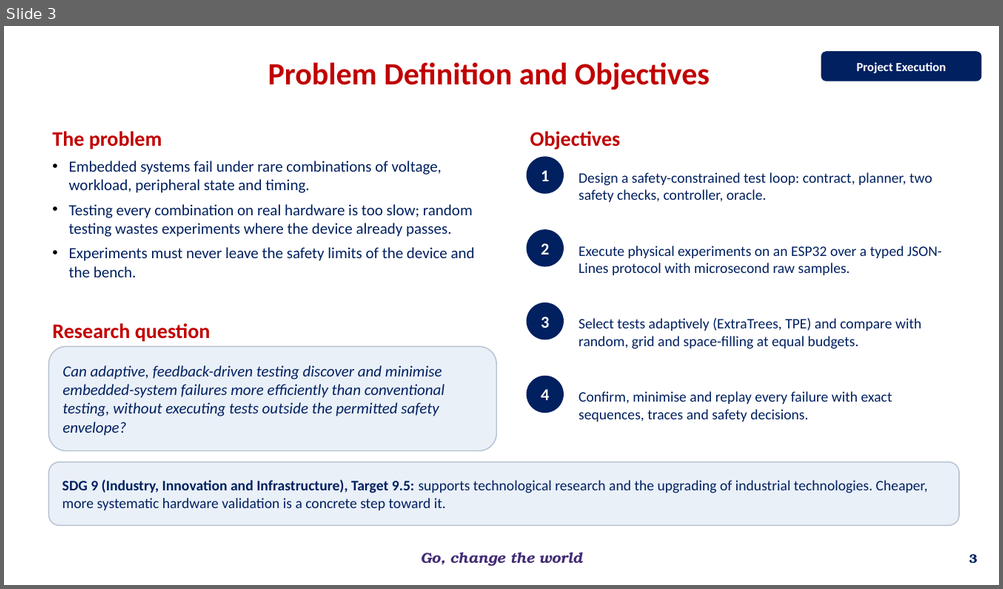
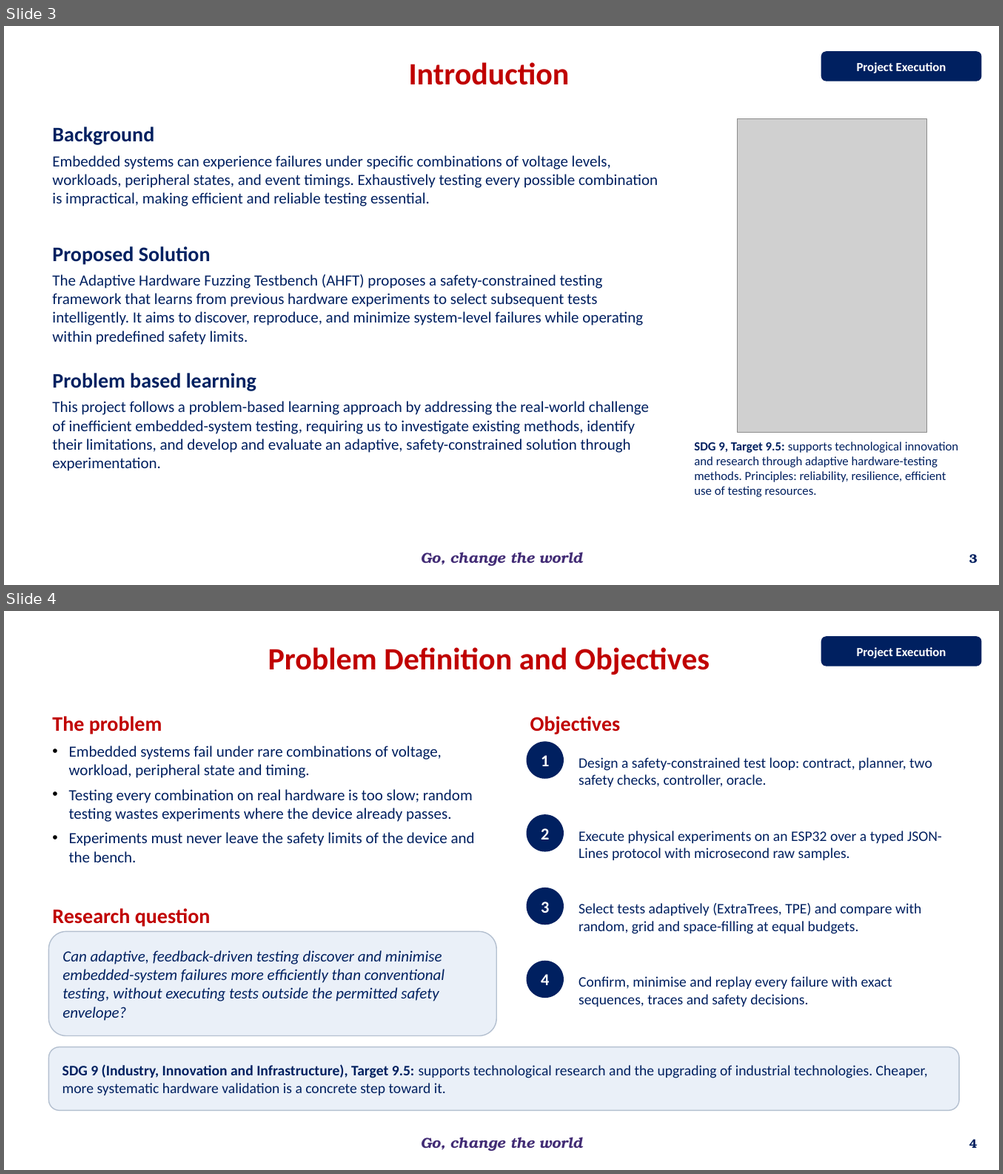
Before and after one commit to overclocked-2124/ChipCheck, a slide deck: docs/presentation/AI-Driven Adaptive Physical Testing for Embedded Systems - Phase 2.pptx. Shown one above the other, each under a label of ours: slide 3 before the commit, slides 3 and 4 after it. The pictures are 1003x589 and 1003x1174 pixels, drawn with LibreOffice and Linux fonts; fonts in the diff are those of the drawing; grey boxes stand for pictures; background and template pictures are left out. Boxes give left, top, right and bottom in pixels: in the first picture for what was removed or moved away, otherwise in the second. Text is boxed around its words. In the diff, an @@ line names an element or a change of style, - is before the commit and + after.

```diff
--- a/docs/presentation/AI-Driven Adaptive Physical Testing for Embedded Systems - Phase 2.pptx
+++ b/docs/presentation/AI-Driven Adaptive Physical Testing for Embedded Systems - Phase 2.pptx
@@ slide 3 added at box(4, 26, 999, 585), background #FFFFFF; not listed: 1 template element that a slide beside it also shows @@
@@ text added at box(409, 62, 569, 85), 30 pt, text #C00000, bold @@
+Introduction
@@ rounded rectangle added at box(821, 51, 982, 82), fill #002060, 12 pt, text #FFFFFF, bold @@
+Project Execution
@@ text added at box(52, 127, 154, 145), 20 pt, text #002060, bold @@
+Background
@@ picture added at box(737, 119, 927, 432) @@
@@ text added at box(52, 156, 657, 207), 15 pt, text #002060 @@
+Embedded systems can experience failures under specific combinations of voltage levels, workloads, peripheral states, and event timings. Exhaustively testing every possible combination is impractical, making efficient and reliable testing essential.
@@ text added at box(52, 247, 210, 265), 20 pt, text #002060, bold @@
+Proposed Solution
@@ text added at box(52, 275, 643, 345), 15 pt, text #002060 @@
+The Adaptive Hardware Fuzzing Testbench (AHFT) proposes a safety-constrained testing framework that learns from previous hardware experiments to select subsequent tests intelligently. It aims to discover, reproduce, and minimize system-level failures while operating within predefined safety limits.
@@ text added at box(52, 373, 256, 392), 20 pt, text #002060, bold @@
+Problem based learning
@@ text added at box(52, 401, 649, 471), 15 pt, text #002060 @@
+This project follows a problem-based learning approach by addressing the real-world challenge of inefficient embedded-system testing, requiring us to investigate existing methods, identify their limitations, and develop and evaluate an adaptive, safety-constrained solution through experimentation.
@@ text added at box(694, 442, 958, 497), 12 pt, text #002060 @@
+SDG 9, Target 9.5: supports technological innovation and research through adaptive hardware-testing methods. Principles: reliability, resilience, efficient use of testing resources.
@@ page number added at box(969, 554, 977, 564), 12 pt, text #002060, bold @@
+3
@@ what was slide 3 is now slide 4 @@
@@ page number at box(969, 1139, 977, 1148): text changed @@
-3
+4
```
Also in this commit, not shown: 2 slides changed, 1 other slide added.
